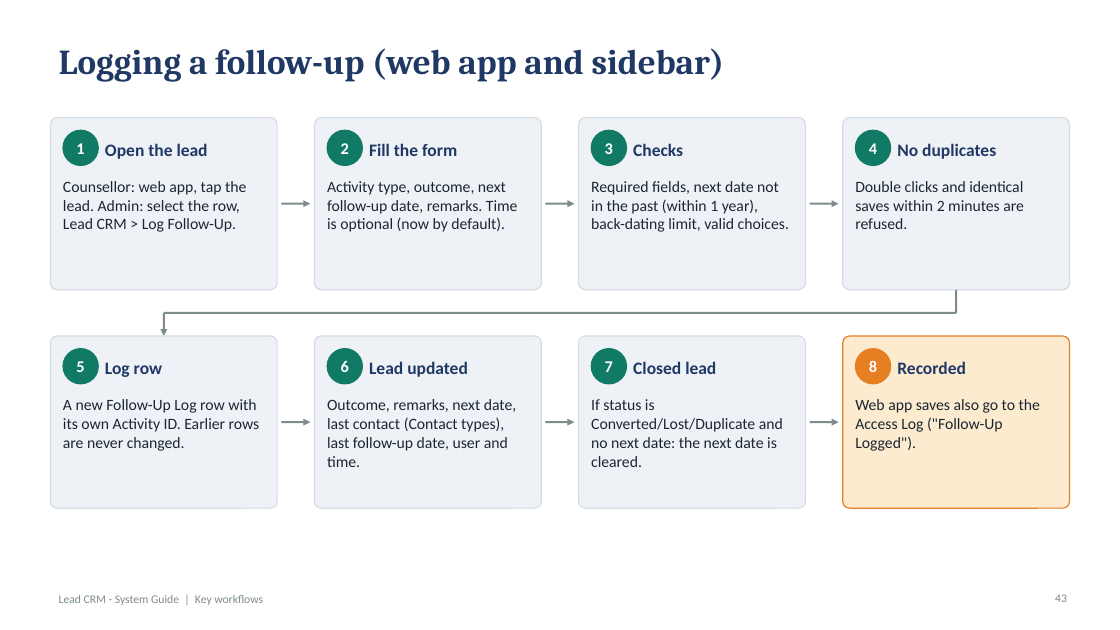
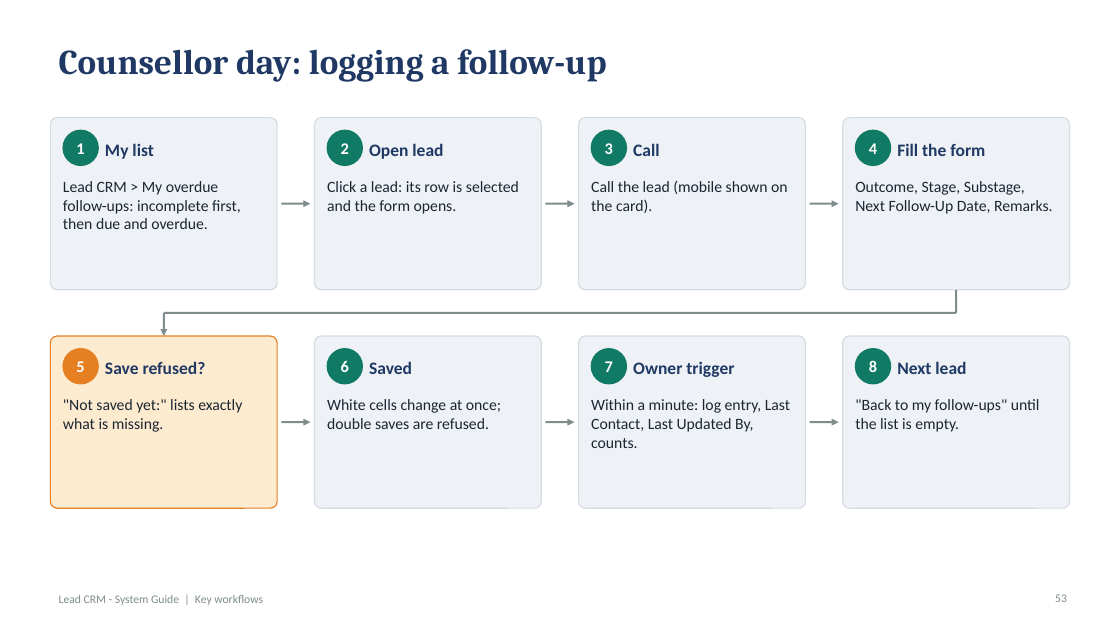
Before and after one commit to rahul123456789101112/call-centre-lead-crm, a slide deck: slide 53 of docs/Lead_CRM_System_Guide.pptx (slide 43 before the commit). Drawn at 1120x630 pixels with LibreOffice and Linux fonts; fonts in the diff are those of the drawing. Boxes give left, top, right and bottom in pixels: in the first picture for what was removed or moved away, otherwise in the second. Text is boxed around its words. In the diff, an @@ line names an element or a change of style, - is before the commit and + after.

```diff
--- a/docs/Lead_CRM_System_Guide.pptx
+++ b/docs/Lead_CRM_System_Guide.pptx
@@ title at (x1=59, y1=49, x2=606, y2=82): text changed @@
-Logging a follow-up (web app and sidebar)
+Counsellor day: logging a follow-up
@@ text at (x1=105, y1=143, x2=153, y2=159): text changed @@
-Open the lead
+My list
@@ text at (x1=369, y1=143, x2=443, y2=159): text changed @@
-Fill the form
+Open lead
@@ text at (x1=633, y1=143, x2=659, y2=156): text changed @@
-Checks
+Call
@@ text at (x1=897, y1=143, x2=985, y2=156): text changed @@
-No duplicates
+Fill the form
@@ text at (x1=63, y1=181, x2=241, y2=229): text changed @@
-Counsellor: web app, tap the lead. Admin: select the row, Lead CRM > Log Follow-Up.
+Lead CRM > My overdue follow-ups: incomplete first, then due and overdue.
@@ text at (x1=327, y1=181, x2=519, y2=214): text changed @@
-Activity type, outcome, next follow-up date, remarks. Time is optional (now by default).
+Click a lead: its row is selected and the form opens.
@@ text at (x1=591, y1=180, x2=788, y2=213): text changed @@
-Required fields, next date not in the past (within 1 year), back-dating limit, valid choices.
+Call the lead (mobile shown on the card).
@@ text at (x1=855, y1=181, x2=1053, y2=214): text changed @@
-Double clicks and identical saves within 2 minutes are refused.
+Outcome, Stage, Substage, Next Follow-Up Date, Remarks.
@@ rounded rectangle at (x1=50, y1=336, x2=277, y2=508): fill #EEF2F7 to #FDEBD0; outline #D5DBE5 1 pt to #E67E22 1 pt @@
@@ ellipse at (x1=63, y1=349, x2=98, y2=384): fill #117A65 to #E67E22; outline #117A65 1 pt to #E67E22 1 pt @@
@@ rounded rectangle at (x1=843, y1=336, x2=1070, y2=508): fill #FDEBD0 to #EEF2F7; outline #E67E22 1 pt to #D5DBE5 1 pt @@
@@ ellipse at (x1=855, y1=349, x2=891, y2=384): fill #E67E22 to #117A65; outline #E67E22 1 pt to #117A65 1 pt @@
@@ text at (x1=105, y1=361, x2=206, y2=374): text changed @@
-Log row
+Save refused?
@@ text at (x1=369, y1=361, x2=412, y2=374): text changed @@
-Lead updated
+Saved
@@ text at (x1=633, y1=361, x2=734, y2=377): text changed @@
-Closed lead
+Owner trigger
@@ text at (x1=897, y1=361, x2=966, y2=374): text changed @@
-Recorded
+Next lead
@@ text at (x1=63, y1=399, x2=242, y2=432): text changed @@
-A new Follow-Up Log row with its own Activity ID. Earlier rows are never changed.
+"Not saved yet:" lists exactly what is missing.
@@ text at (x1=327, y1=399, x2=501, y2=429): text changed @@
-Outcome, remarks, next date, last contact (Contact types), last follow-up date, user and time.
+White cells change at once; double saves are refused.
@@ text at (x1=591, y1=399, x2=790, y2=448): text changed @@
-If status is Converted/Lost/Duplicate and no next date: the next date is cleared.
+Within a minute: log entry, Last Contact, Last Updated By, counts.
@@ text at (x1=855, y1=399, x2=1040, y2=432): text changed @@
-Web app saves also go to the Access Log ("Follow-Up Logged").
+"Back to my follow-ups" until the list is empty.
@@ page number at (x1=1055, y1=594, x2=1067, y2=602): text changed @@
-43
+53
```
Also in this commit, not shown: 51 other slides changed, 22 slides added, 13 slides removed.
